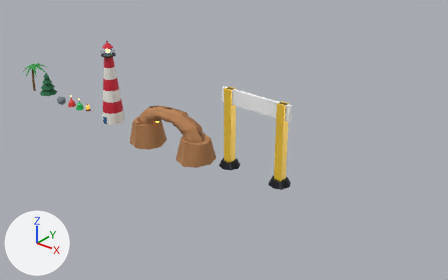
The glTF model models/environment.glb, before and after one commit.
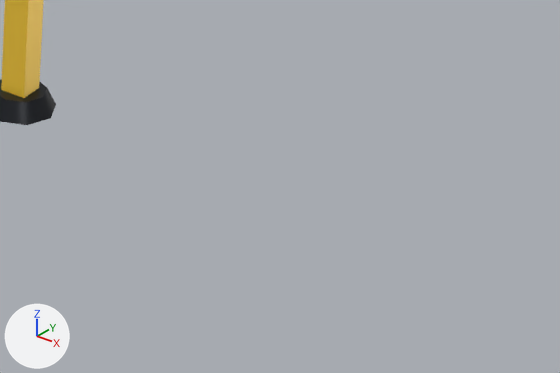
Old and new are each drawn whole from a camera (50 mm lens) standing at (131.8, -86.5, 58.4) and looking at (59.8, 3.4, 2.6) and again close up on the part from 61% to 100% of the width and 54% to 95% of the height. The axes (+X, +Y, +Z) are drawn at lower left. The lights are the same throughout. The first two pictures are the older version. Where no turn or scale is listed for an object, it has been applied to the vertices.

Objects in the first close-up: 'Gate_Float.001', 'Gate_Post.001'.
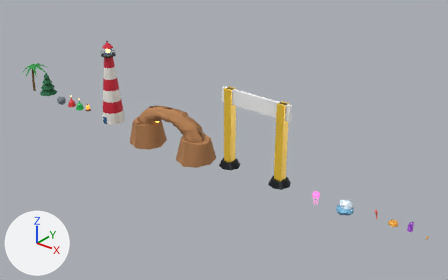
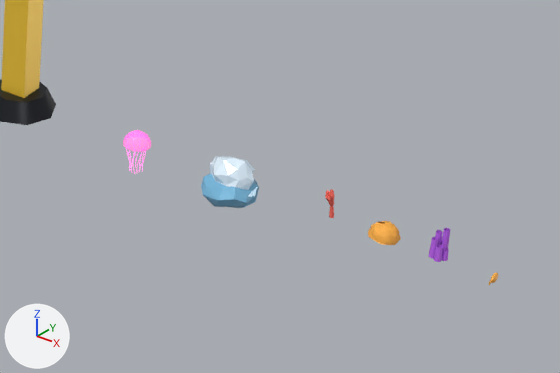
Where the change shows, as pixel boxes [x1, y1, x2, y2] in the close-ups (560 x 373 px):
'Ice_Under', added
    after: [201, 174, 259, 208]
'Ice_Top', added
    after: [209, 156, 255, 190]
'Coral_Brain', added (orange)
    after: [368, 221, 401, 245]
'Jelly_Bell', added
    after: [123, 130, 151, 152]
'Coral_Tube.004', added
    after: [441, 228, 450, 251]
'Coral_Tube.002', added
    after: [428, 237, 438, 259]
'Coral_Tube.001', added
    after: [434, 244, 443, 262]
'Coral_Tube.003', added
    after: [435, 230, 443, 245]
'Coral_Tube', added
    after: [442, 248, 449, 261]
'Coral_Branch', added
    after: [329, 205, 334, 218]
'Fish_Body', added
    after: [491, 273, 498, 283]

The change, as a list of edits to the scene's bpy script:
```text
Add ob_fish_body:
    ob_fish_body = bpy.data.objects.new('Fish_Body', me_mesh_81)  # 88 vertices, 140 faces; spans x -0.135..0.135, y -0.371..0.371, z -0.24..0.24; in mat_fish_ffb347 (orange #ffb347)
    ob_fish_body.location = (105.0, 0.0, 0.0)
Add ob_coral_tube_004:
    ob_coral_tube_004 = bpy.data.objects.new('Coral_Tube.004', me_mesh_80)  # 22 vertices, 20 faces; spans x -0.19..0.19, y -0.2..0.2, z 0.0..1.6; in mat_coral_2 (purple #c86bfa)
    ob_coral_tube_004.location = (102.14, 0.27, 0.0)
Add ob_coral_tube_003:
    ob_coral_tube_003 = bpy.data.objects.new('Coral_Tube.003', me_mesh_79)  # 22 vertices, 20 faces; spans x -0.19..0.19, y -0.2..0.2, z 0.0..1.35; in mat_coral_2 (purple #c86bfa)
    ob_coral_tube_003.location = (101.78, 0.21, 0.0)
Add ob_coral_tube_002:
    ob_coral_tube_002 = bpy.data.objects.new('Coral_Tube.002', me_mesh_78)  # 22 vertices, 20 faces; spans x -0.19..0.19, y -0.2..0.2, z 0.0..1.1; in mat_coral_2 (purple #c86bfa)
    ob_coral_tube_002.location = (101.74, -0.15, 0.0)
Add ob_coral_tube_001:
    ob_coral_tube_001 = bpy.data.objects.new('Coral_Tube.001', me_mesh_77)  # 22 vertices, 20 faces; spans x -0.19..0.19, y -0.2..0.2, z 0.0..0.85; in mat_coral_2 (purple #c86bfa)
    ob_coral_tube_001.location = (102.08, -0.29, 0.0)
Add ob_coral_tube:
    ob_coral_tube = bpy.data.objects.new('Coral_Tube', me_mesh_76)  # 22 vertices, 20 faces; spans x -0.19..0.19, y -0.2..0.2, z 0.0..0.6; in mat_coral_2 (purple #c86bfa)
    ob_coral_tube.location = (102.3, 0.0, 0.0)
Add ob_coral_brain:
    ob_coral_brain = bpy.data.objects.new('Coral_Brain', me_mesh_75)  # 171 vertices, 304 faces; spans x -0.84..0.83, y -0.79..0.79, z -0.05..0.85; in mat_coral_1 (orange #ffb347)
    ob_coral_brain.location = (99.0, 0.0, 0.0)
Add ob_coral_branch:
    ob_coral_branch = bpy.data.objects.new('Coral_Branch', me_mesh_68)  # 16 vertices, 24 faces; spans x -0.149..0.112, y -0.13..0.13, z -0.011..0.803; in mat_coral_0 (red #ff6f61)
    ob_coral_branch.location = (96.0, 0.0, 0.0)
Add ob_ice_under:
    ob_ice_under = bpy.data.objects.new('Ice_Under', me_mesh_67)  # 42 vertices, 80 faces; spans x -1.52..1.46, y -1.57..1.62, z -1.03..0.99; in mat_ice_under (blue #7fc4ea)
    ob_ice_under.location = (90.0, 0.0, -0.6)
Add ob_ice_top:
    ob_ice_top = bpy.data.objects.new('Ice_Top', me_mesh_66)  # 42 vertices, 80 faces; spans x -1.4..1.32, y -1.06..1.02, z -0.97..0.97; in mat_ice (white #e9f6ff)
    ob_ice_top.location = (90.0, 0.0, 0.35)
Add ob_jelly_bell:
    ob_jelly_bell = bpy.data.objects.new('Jelly_Bell', me_mesh_55)  # 301 vertices, 552 faces; spans x -0.8..0.8, y -0.8..0.8, z 0.0..0.8; in mat_jelly_bell (pink #ff8ad8, glowing pink #ff4fc8)
    ob_jelly_bell.location = (84.0, 0.0, 0.0)
```
